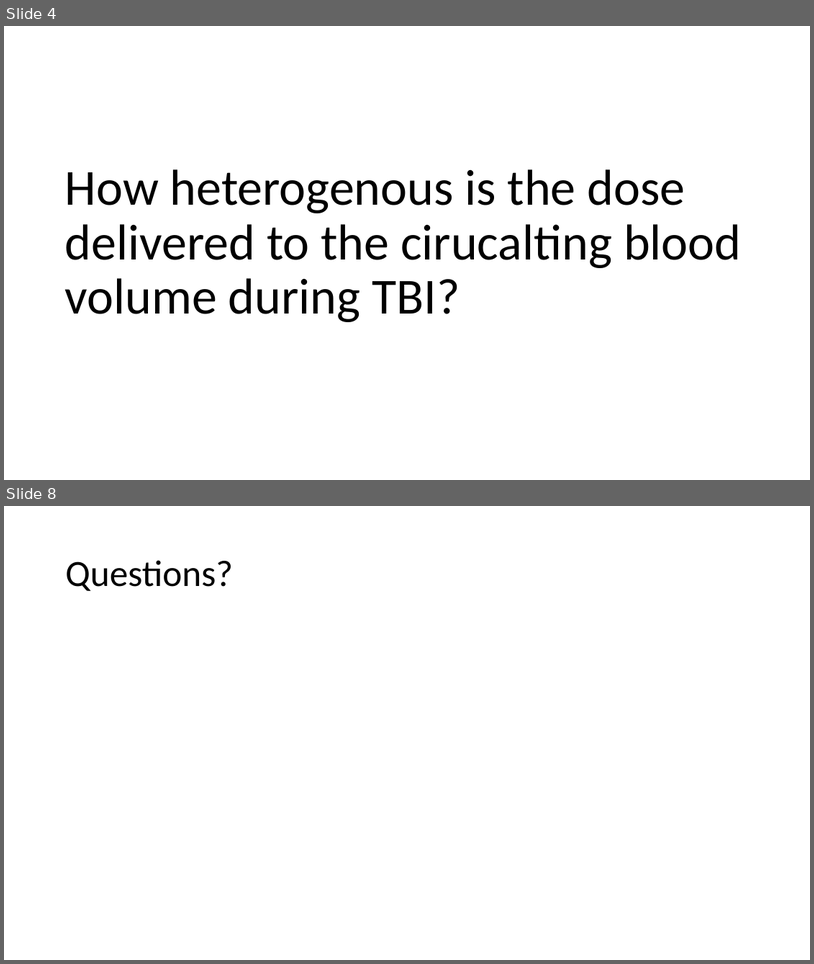
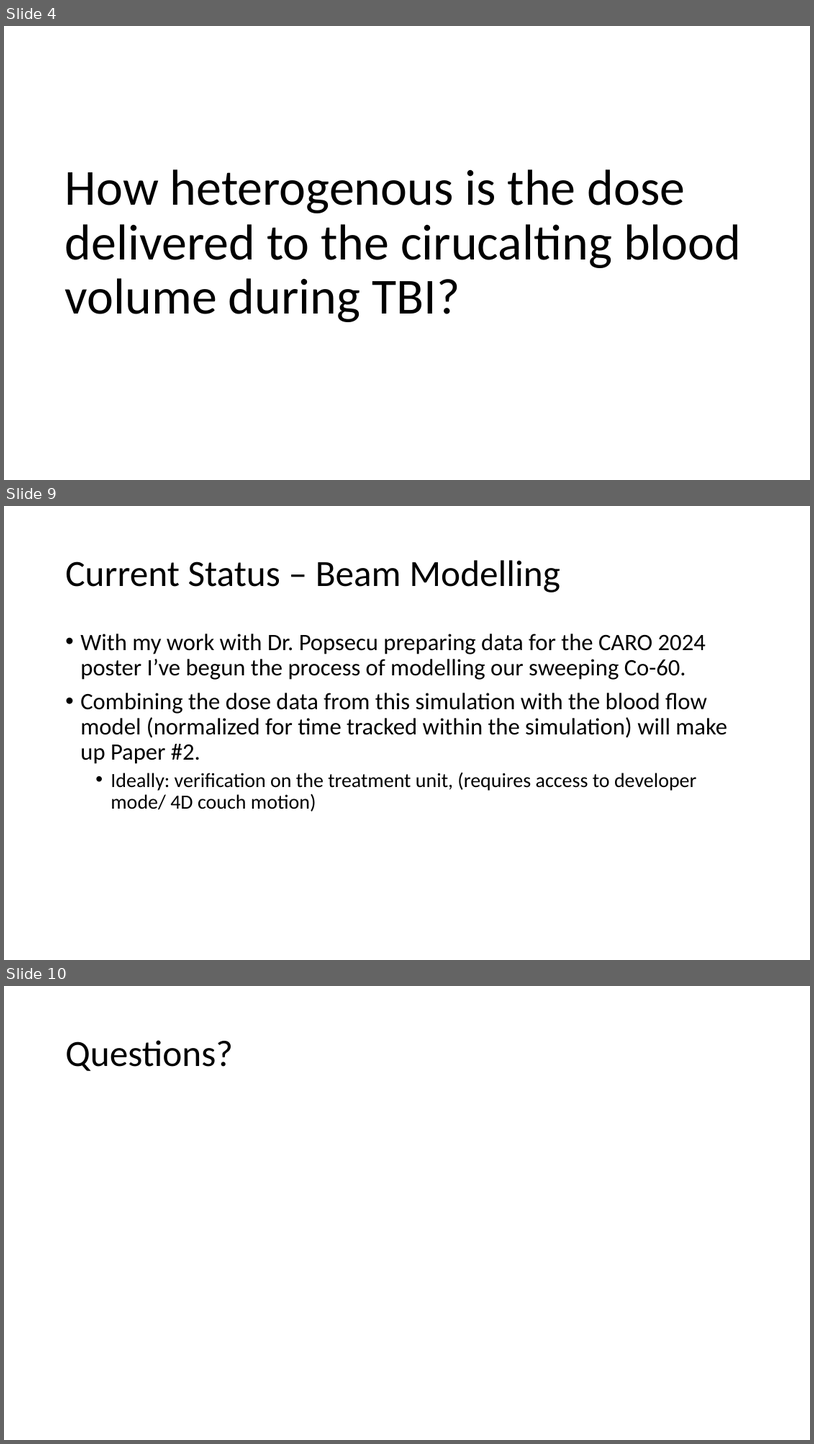
Before and after one commit to CNorthwayMedPhys/Full-Body-Flow-Model-Project, a slide deck: Working Documents/Committee Meeting.pptx. Shown one above the other, each under a label of ours: slides 4 and 8 before the commit, slides 4, 9 and 10 after it; the slides between them are not shown. The pictures are 814x964 and 814x1444 pixels, drawn with LibreOffice and Linux fonts; fonts in the diff are those of the drawing. Boxes give left, top, right and bottom in pixels: in the first picture for what was removed or moved away, otherwise in the second. Text is boxed around its words. In the diff, an @@ line names an element or a change of style, - is before the commit and + after.

```diff
--- a/Working Documents/Committee Meeting.pptx
+++ b/Working Documents/Committee Meeting.pptx
@@ slide 9 added at <box>4,506,810,960</box>, background #FFFFFF @@
@@ title added at <box>65,560,561,592</box>, 44 pt, text #000000 @@
+Current Status – Beam Modelling
@@ text added at <box>80,633,728,811</box>, 28 pt, text #000000 @@
+• With my work with Dr. Popsecu preparing data for the CARO 2024 poster I’ve begun the process of modelling our sweeping Co-60.
+• Combining the dose data from this simulation with the blood flow model (normalized for time tracked within the simulation) will make up Paper #2.
+  • Ideally: verification on the treatment unit, (requires access to developer mode/ 4D couch motion)
@@ what was slide 8 is now slide 10 @@
```
Also in this commit, not shown: 3 slides changed, 5 other slides added, 1 slide removed, 2 other files.
